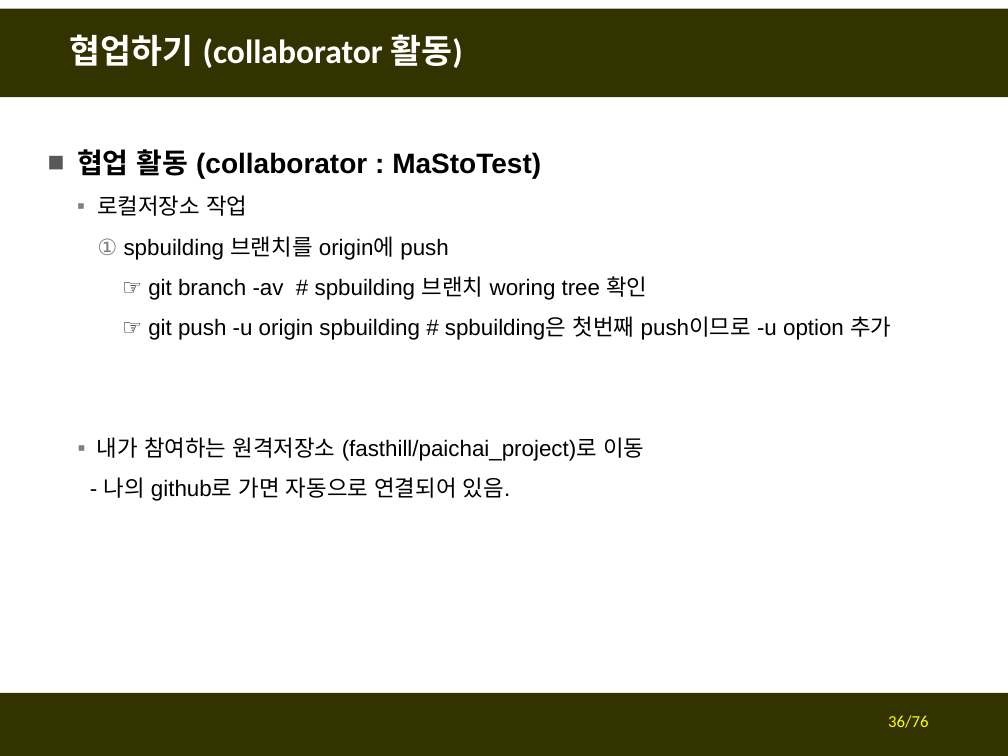
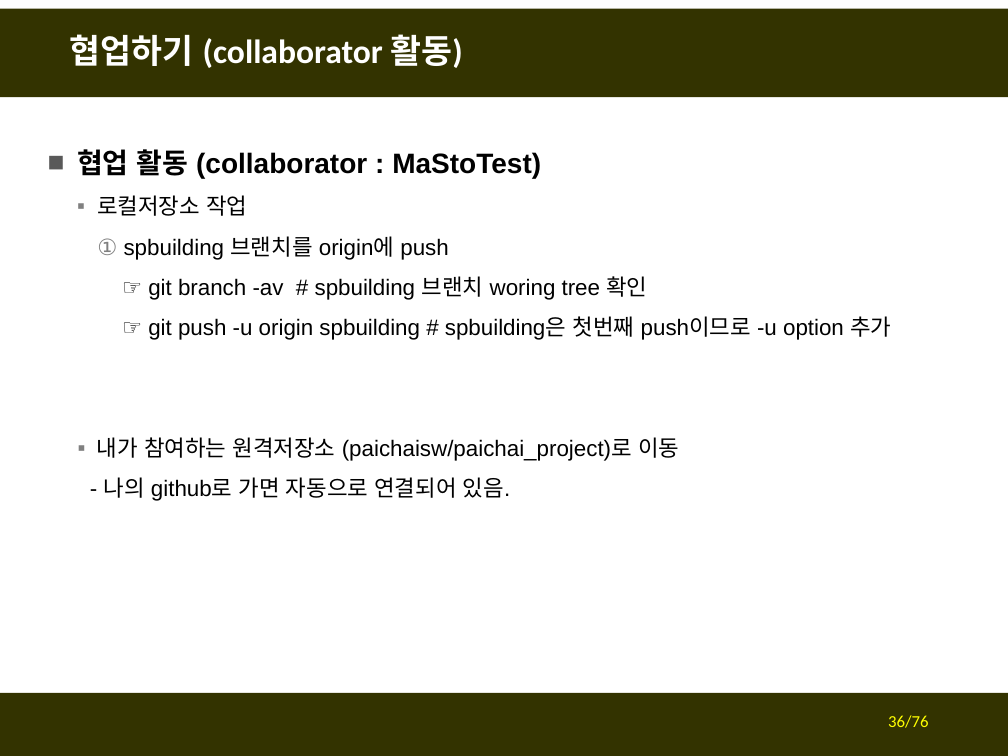
Before and after one commit to fasthill/github-lecture, a slide deck: slide 36 of git및github첫걸음4-협업하기.pptx. Drawn at 1008x756 pixels with LibreOffice and Linux fonts; fonts in the diff are those of the drawing. Boxes give left, top, right and bottom in pixels: in the first picture for what was removed or moved away, otherwise in the second. Text is boxed around its words. In the diff, an @@ line names an element or a change of style, - is before the commit and + after.

```diff
--- a/git및github첫걸음4-협업하기.pptx
+++ b/git및github첫걸음4-협업하기.pptx
@@ text at <box>97,437,679,461</box>: text changed @@
-  ▪ 내가 참여하는 원격저장소 (fasthill/paichai_project)로 이동
+  ▪ 내가 참여하는 원격저장소 (paichaisw/paichai_project)로 이동
```
